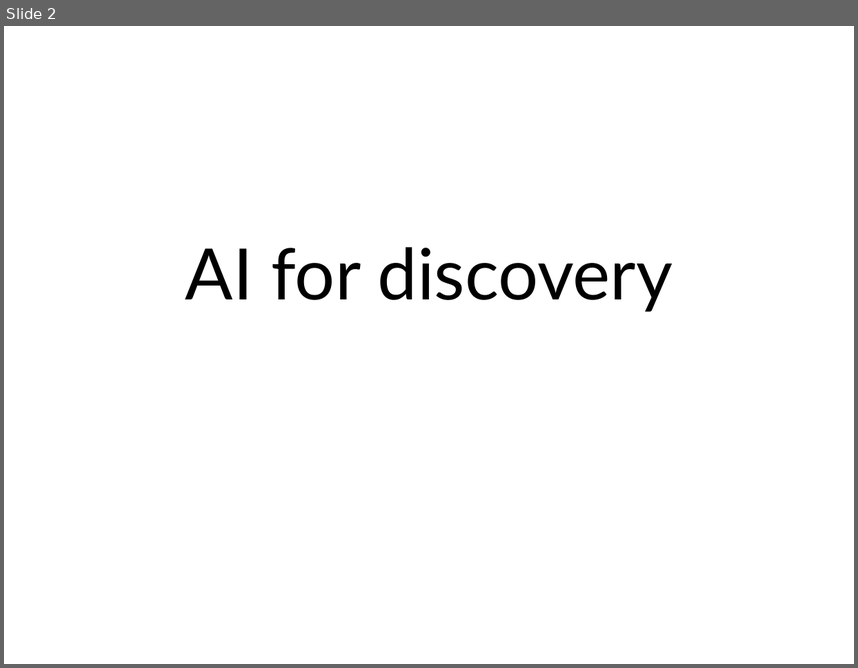
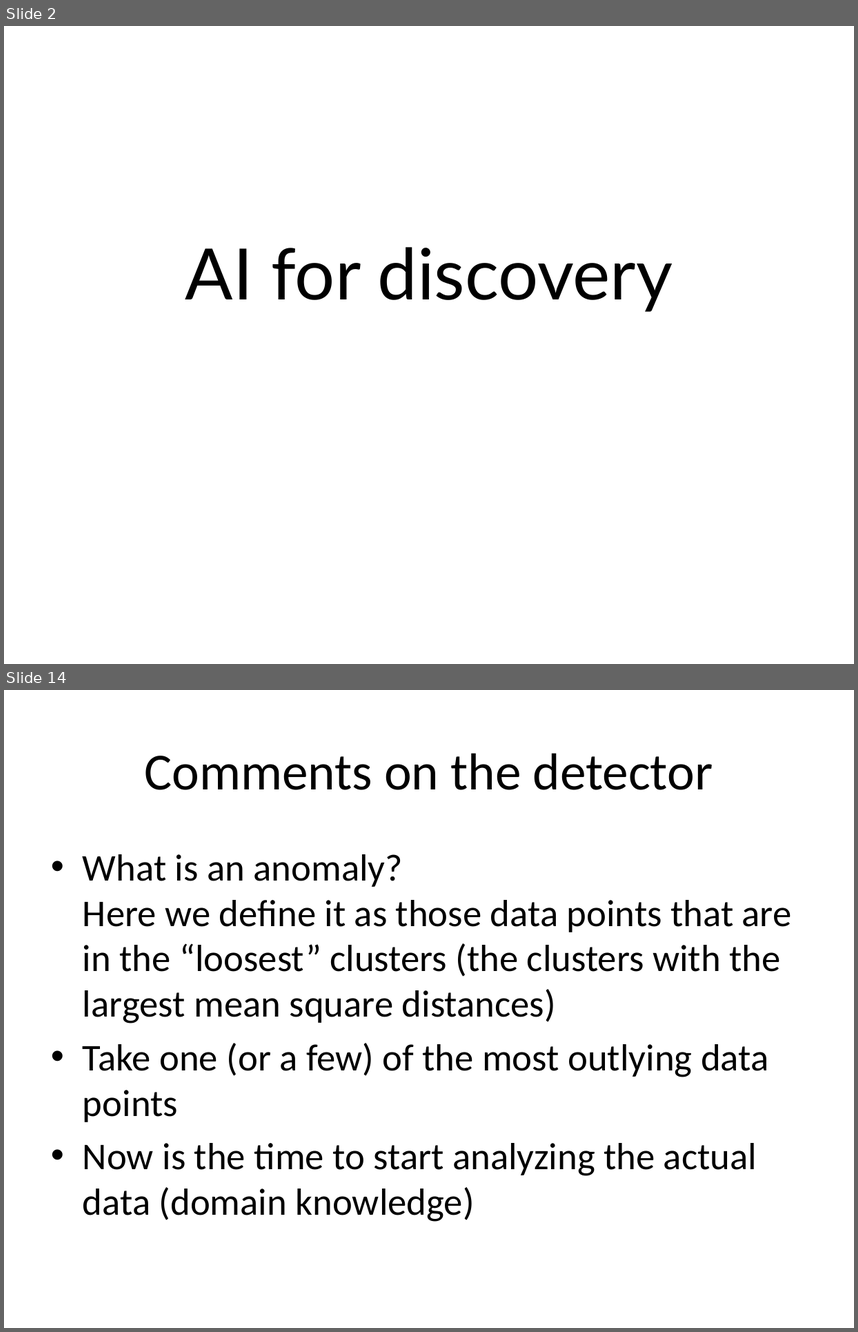
Before and after one commit to kic-markon/ITU_MSc_AM4, a slide deck: powerpoints/ITU Academy Slides AM4-12.pptx. Shown one above the other, each under a label of ours: slide 2 before the commit, slides 2 and 14 after it; the slides between them are not shown. The pictures are 858x668 and 858x1332 pixels, drawn with LibreOffice and Linux fonts; fonts in the diff are those of the drawing; background and template pictures are left out. Boxes give left, top, right and bottom in pixels: in the first picture for what was removed or moved away, otherwise in the second. Text is boxed around its words. In the diff, an @@ line names an element or a change of style, - is before the commit and + after.

```diff
--- a/powerpoints/ITU Academy Slides AM4-12.pptx
+++ b/powerpoints/ITU Academy Slides AM4-12.pptx
@@ slide 14 added at (4, 690, 854, 1328), background picture (left out) @@
@@ title added at (144, 753, 713, 790), 44 pt, text #000000 @@
+Comments on the detector
@@ text added at (83, 854, 792, 1221), 32 pt, text #000000 @@
+• What is an anomaly?
+  Here we define it as those data points that are in the “loosest” clusters (the clusters with the largest mean square distances)
+• Take one (or a few) of the most outlying data points
+• Now is the time to start analyzing the actual data (domain knowledge)
```
Also in this commit, not shown: 13 other slides added, 1 slide removed, 50 other files.
